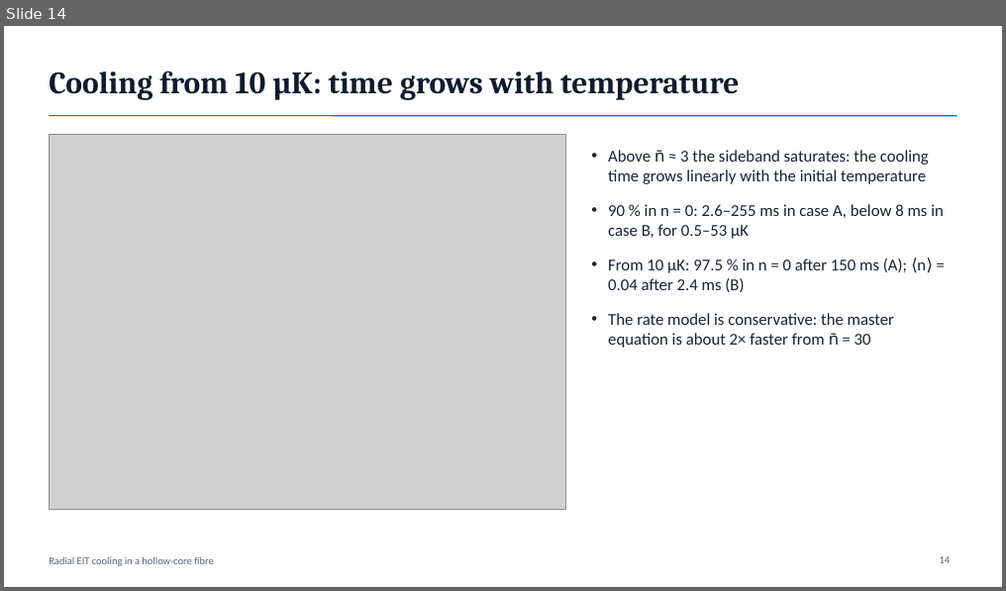
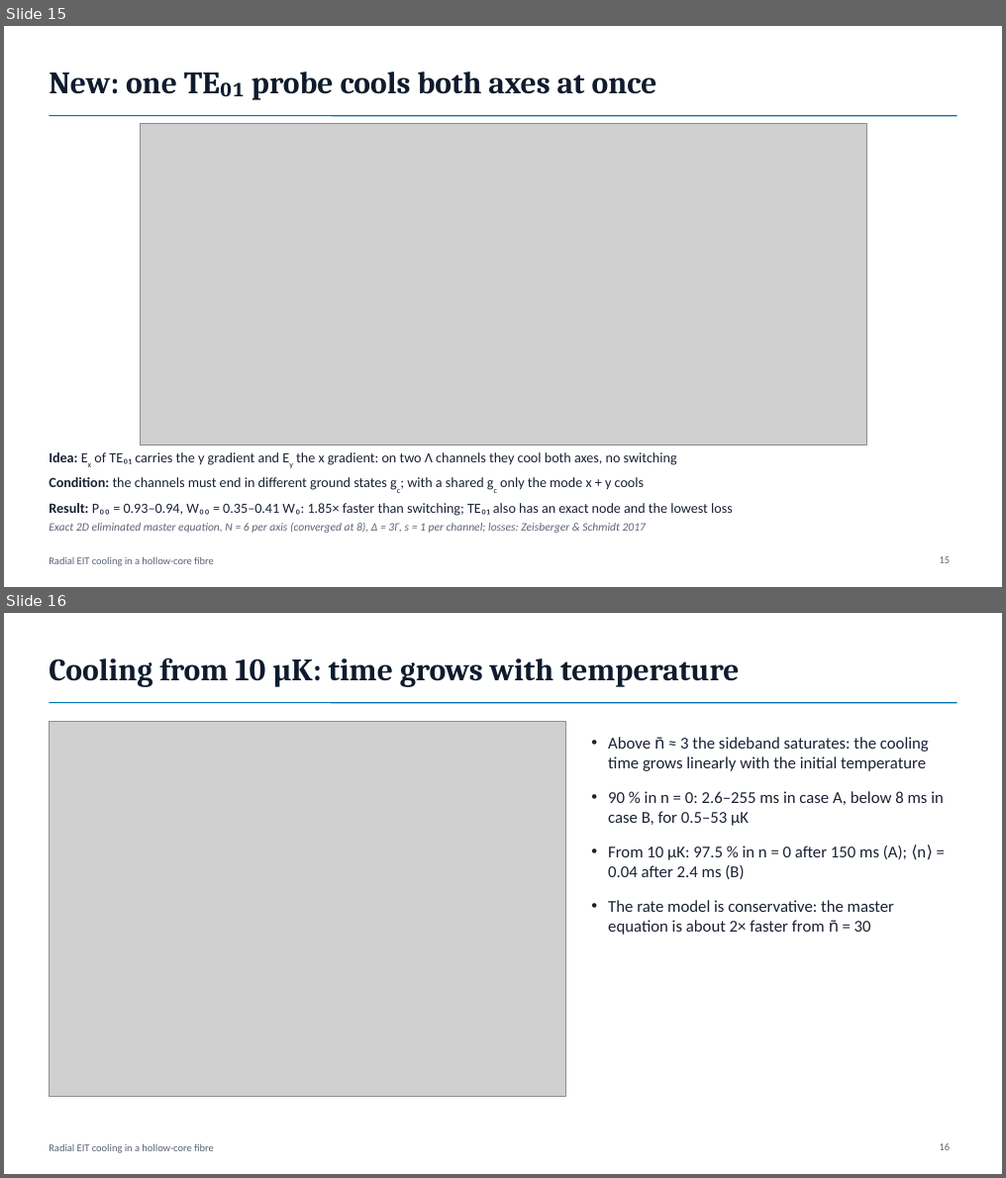
Before and after one commit to Leonardo-Razzai/hcf-eit-cooling, a slide deck: presentation/radial_eit_cooling_talk.pptx. Shown one above the other, each under a label of ours: slide 14 before the commit, slides 15 and 16 after it. The pictures are 1006x591 and 1006x1178 pixels, drawn with LibreOffice and Linux fonts; fonts in the diff are those of the drawing; grey boxes stand for pictures. Boxes give left, top, right and bottom in pixels: in the first picture for what was removed or moved away, otherwise in the second. Text is boxed around its words. In the diff, an @@ line names an element or a change of style, - is before the commit and + after.

```diff
--- a/presentation/radial_eit_cooling_talk.pptx
+++ b/presentation/radial_eit_cooling_talk.pptx
@@ slide 15 added at (4,26,1002,587), background #FFFFFF; not listed: 2 template elements that a slide beside it also shows @@
@@ title added at (49,72,657,100), 30 pt, text #0F1B2D, bold @@
+New: one TE₀₁ probe cools both axes at once
@@ picture added at (140,123,866,445) @@
@@ text added at (49,453,733,516), 13.5 pt, text #1A2233 @@
+• Idea: Ex of TE₀₁ carries the y gradient and Ey the x gradient: on two Λ channels they cool both axes, no switching
+• Condition: the channels must end in different ground states gc; with a shared gc only the mode x + y cools
+• Result: P₀₀ = 0.93–0.94, W₀₀ = 0.35–0.41 W₀: 1.85× faster than switching; TE₀₁ also has an exact node and the lowest loss
@@ text added at (49,523,646,533), 11 pt, text #5B6475, italic @@
+Exact 2D eliminated master equation, N = 6 per axis (converged at 8), Δ = 3Γ, s = 1 per channel; losses: Zeisberger & Schmidt 2017
@@ page number added at (940,557,950,564), 10 pt, text #5B6475 @@
+15
@@ what was slide 14 is now slide 16 @@
```
Also in this commit, not shown: 1 slide changed, 1 other slide added, 5 other files.
